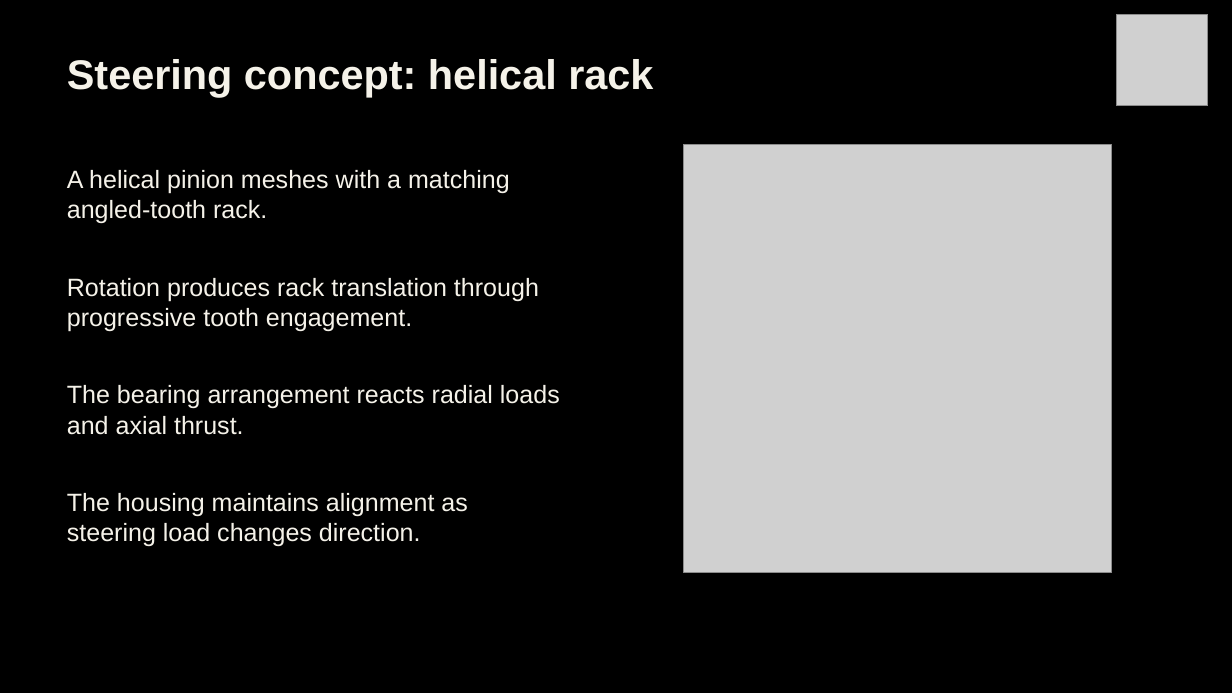
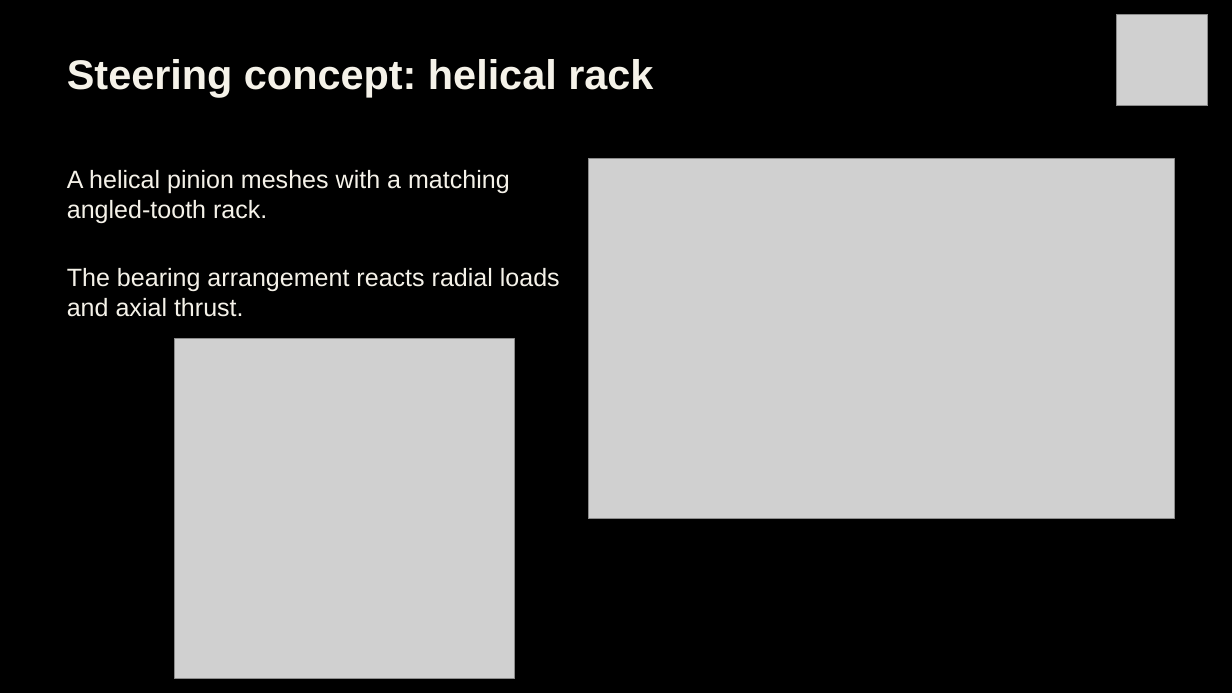
Before and after one commit to Polowater123/Aggie-Baja-Controls-The-A.B.C.-, a slide deck: slide 8 of PDR Draft.pptx (slide 10 before the commit). Drawn at 1232x693 pixels with LibreOffice and Linux fonts; fonts in the diff are those of the drawing; grey boxes stand for pictures. Boxes give left, top, right and bottom in pixels: in the first picture for what was removed or moved away, otherwise in the second. Text is boxed around its words. In the diff, an @@ line names an element or a change of style, - is before the commit and + after.

```diff
--- a/PDR Draft.pptx
+++ b/PDR Draft.pptx
@@ picture added at <box>589,159,1175,518</box> @@
@@ text "The bearing arrangement reacts radial ...": place and size @@
-text "The bearing arrangement reacts radial ..." at <box>67,385,560,435</box>
+text "The bearing arrangement reacts radial ..." at <box>67,268,560,317</box>
@@ text removed at <box>67,278,539,332</box> @@
-Rotation produces rack translation through progressive tooth engagement.
@@ picture: place and size @@
-picture at <box>684,144,1113,573</box>
+picture at <box>175,339,515,679</box>
@@ text removed at <box>67,493,467,546</box> @@
-The housing maintains alignment as steering load changes direction.
```
Also in this commit, not shown: 6 other slides changed, 2 slides added, 4 slides removed.
